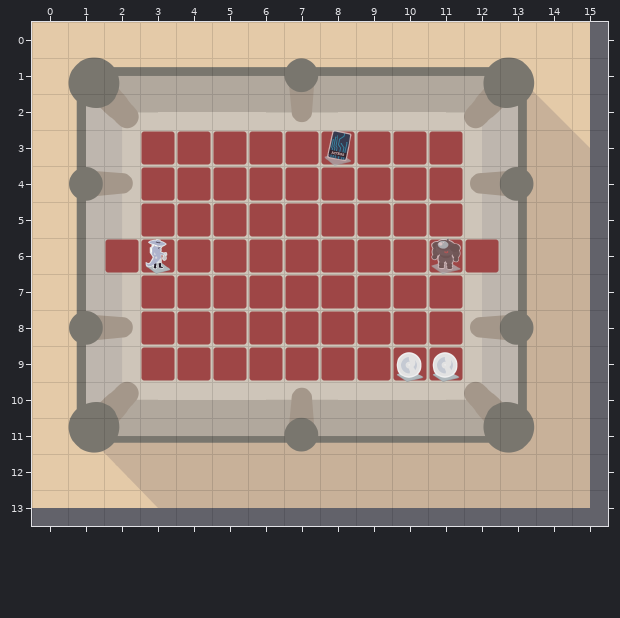
One commit to this Tiled map: src/resources/maps-v2/level-11.tmx. Above, as it was before the edit.
Cells are 75x75 px. Shown: x 0..15, y 0..13. Not drawn, because the pictures are missing: unchanged layer "Decorations".
The result:
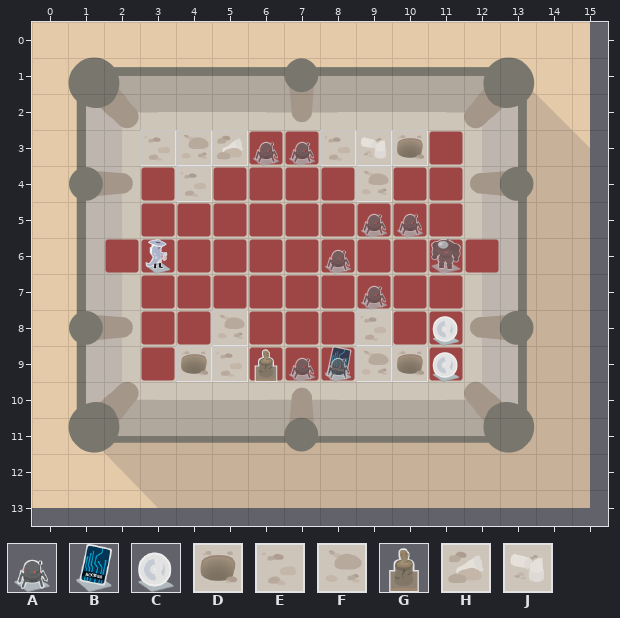
Key: from "assets": A 2 "ENEMY", B 11 "KEY", C 13 "GOLD", D 26 "WALL", E 35 "WALL", F 44 "WALL", G 51 "WALL", H 52 "WALL", J 53 "WALL".
_ is an empty cell.
Objects are placed by their top-left corner, in cells (3,4 is the top-left corner of cell 3,4); size is 1x1 cell unless given.
Changes in this commit:
Layer "Assets":
There is now tile D in row 3 at x 10; in row 9 at x 4 and 10.
There is now tile E in row 3 at x 3 and 8; in row 4 at x 4; in row 8 at x 9; in row 9 at x 5.
There is now tile F in row 3 at x 4; in row 4 at x 9; in row 8 at x 5; in row 9 at x 9.
There is now tile G in row 9 at x 6.
There is now tile H in row 3 at x 5.
There is now tile J in row 3 at x 9.
Layer "Random Pickup":
Object C "GOLD" at 10,9 becomes C "GOLD" at 11,8.
Layer "Random Key":
Object B "KEY" at 8,3 becomes B "KEY" at 8,9.
Layer "Random Enemies":
A new object: A "ENEMY" at 6,3.
A new object: A "ENEMY" at 7,3.
A new object: A "ENEMY" at 9,5.
A new object: A "ENEMY" at 10,5.
A new object: A "ENEMY" at 8,6.
A new object: A "ENEMY" at 9,7.
A new object: A "ENEMY" at 7,9.
A new object: A "ENEMY" at 8,9.
Where, in picture pixels (left, top, right, bottom), the same in both pictures:
changed: (140, 130, 460, 382)
